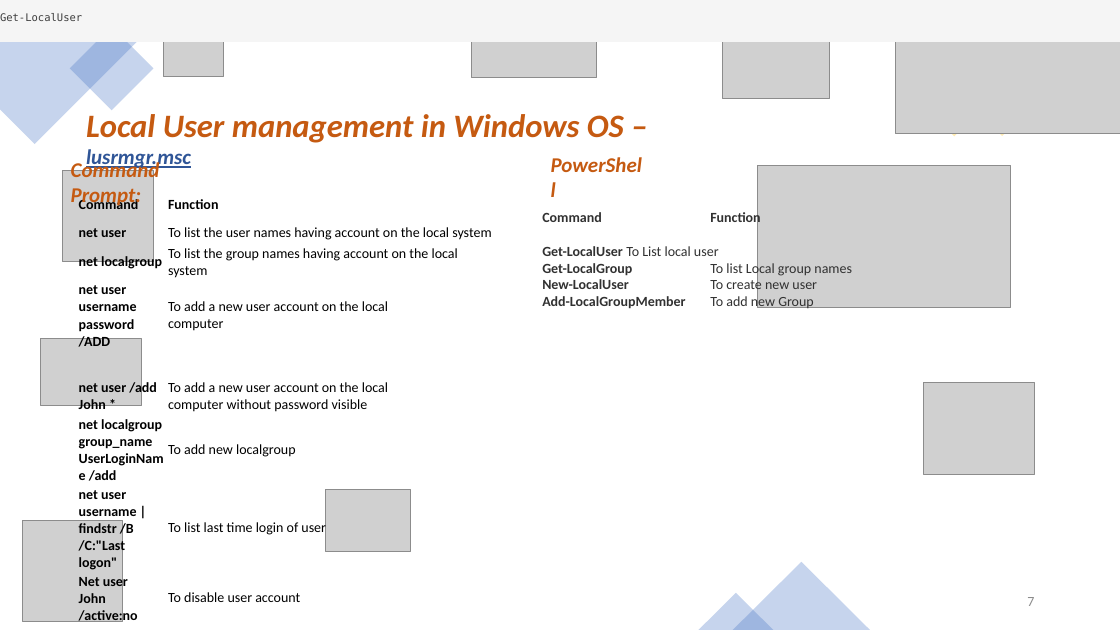
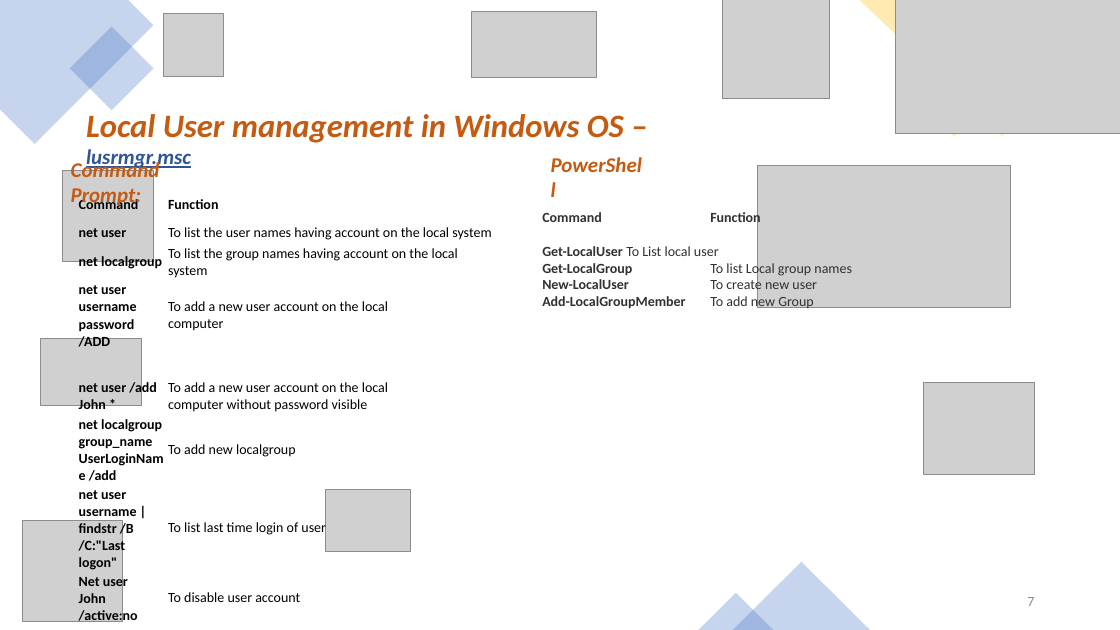
Before and after one commit to buchepalli-ramana-2/AzureDevOps, a slide deck: slide 7 of CoursePPT/System Administration.pptx. Drawn at 1120x630 pixels with LibreOffice and Linux fonts; fonts in the diff are those of the drawing; grey boxes stand for pictures; background and template pictures are left out. Boxes give left, top, right and bottom in pixels: in the first picture for what was removed or moved away, otherwise in the second. Text is boxed around its words. In the diff, an @@ line names an element or a change of style, - is before the commit and + after.

```diff
--- a/CoursePPT/System Administration.pptx
+++ b/CoursePPT/System Administration.pptx
@@ rectangle removed at box(0, 0, 1120, 42) @@
-Get-LocalUser
```
Also in this commit, not shown: 3 other slides changed, 5 slides added.
